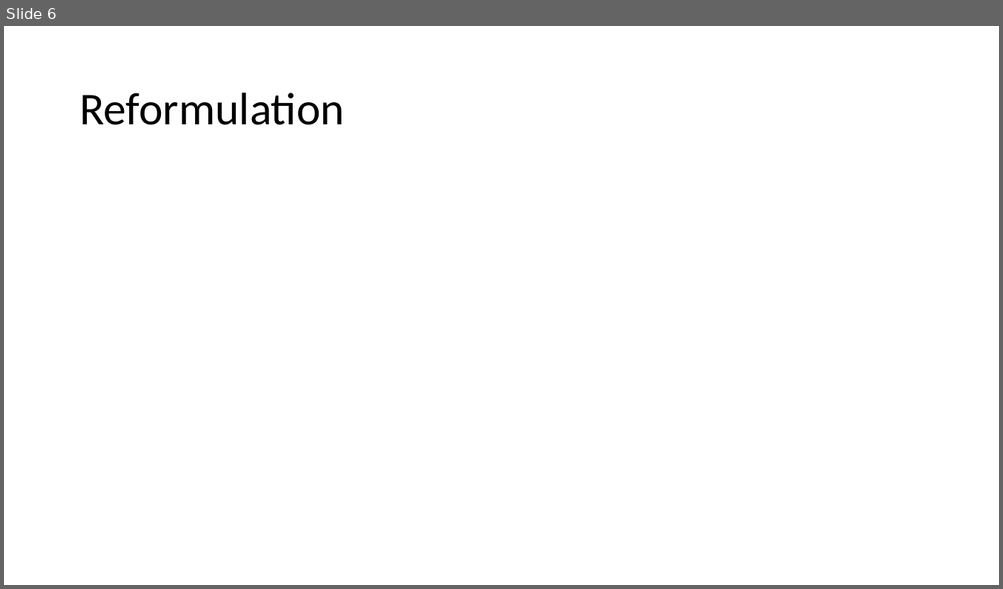
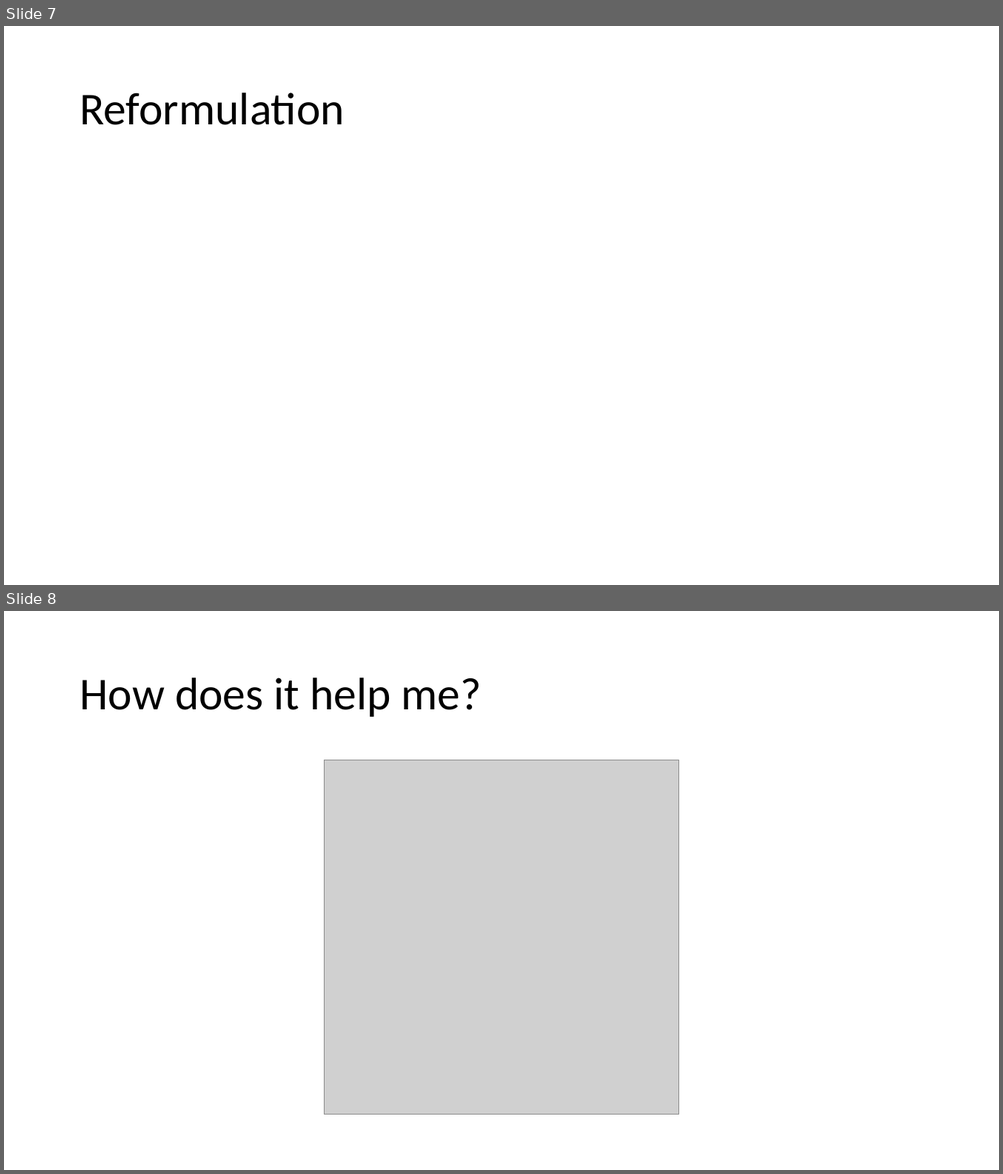
Before and after one commit to OriMeiraz/OptimizationProject, a slide deck: presentation.pptx. Shown one above the other, each under a label of ours: slide 6 before the commit, slides 7 and 8 after it. The pictures are 1003x589 and 1003x1174 pixels, drawn with LibreOffice and Linux fonts; fonts in the diff are those of the drawing; grey boxes stand for pictures. Boxes give left, top, right and bottom in pixels: in the first picture for what was removed or moved away, otherwise in the second. Text is boxed around its words. In the diff, an @@ line names an element or a change of style, - is before the commit and + after.

```diff
--- a/presentation.pptx
+++ b/presentation.pptx
@@ slide 8 added at <box>4,611,999,1170</box>, background #FFFFFF @@
@@ title added at <box>79,678,481,717</box>, 44 pt, text #000000 @@
+How does it help me?
@@ picture added at <box>324,760,679,1116</box> @@
@@ what was slide 6 is now slide 7 @@
```
Also in this commit, not shown: 11 other slides added.
